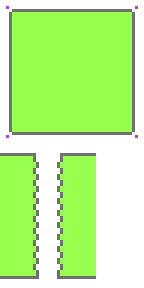
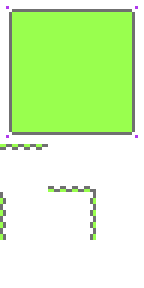
Before/after of a (144, 288) layered artwork. What changed in the layer stack:
painted on "Ebene" over [0, 144, 96, 279]
